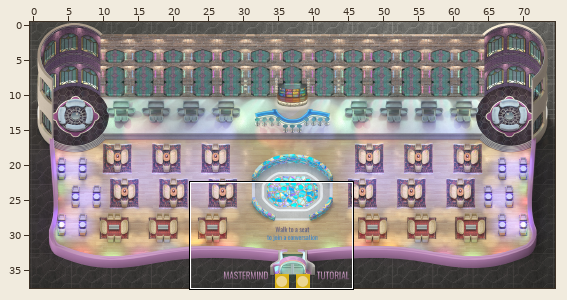
One commit to this Tiled map (JSON): K20/map.tmj. Above: a wide view before the commit, with the close-up outlined.
Close-up. Old version:
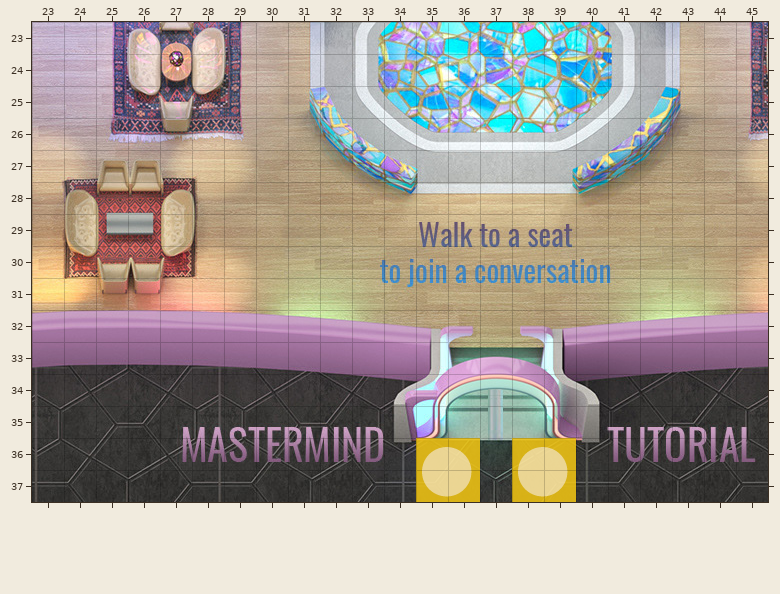
Cells are 32x32 px. Shown: x 23..45, y 23..37. The commit also replaced the tileset; all pictures use the new one.
The result:
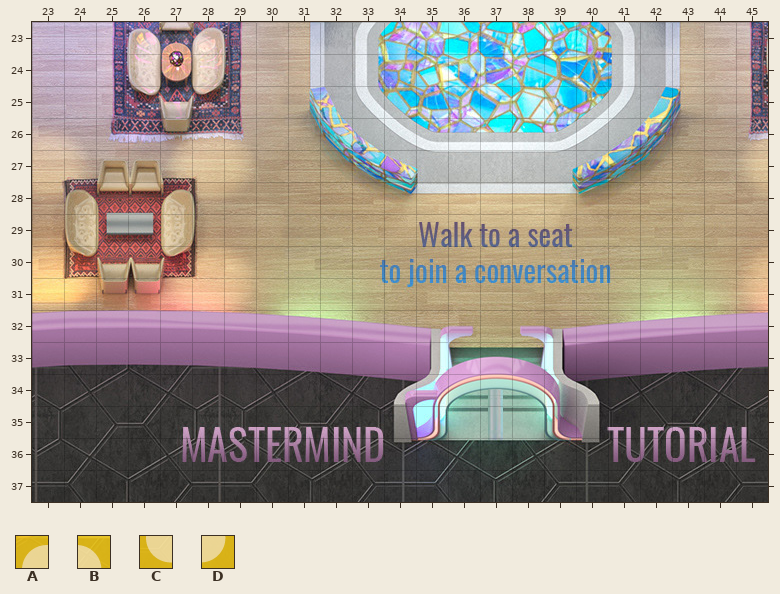
Key: from "Chunk 12": A 205, B 206, C 207, D 208.
_ is an empty cell.
See-through tiles are keyed as they look on the map.
Change:
Layer "Portal exit" (now hidden):
Tile A is gone in row 36 at x 35 and 38.
Tile B is gone in row 36 at x 36 and 39.
Tile C is gone in row 37 at x 35 and 38.
Tile D is gone in row 37 at x 36 and 39.
